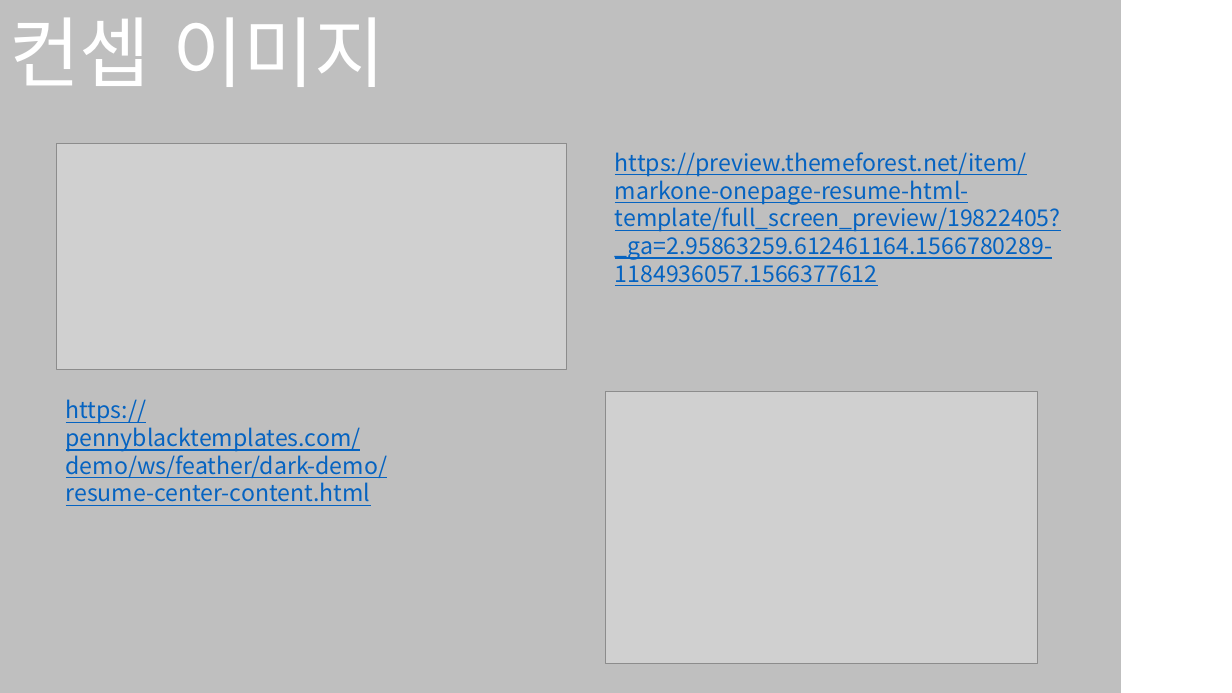
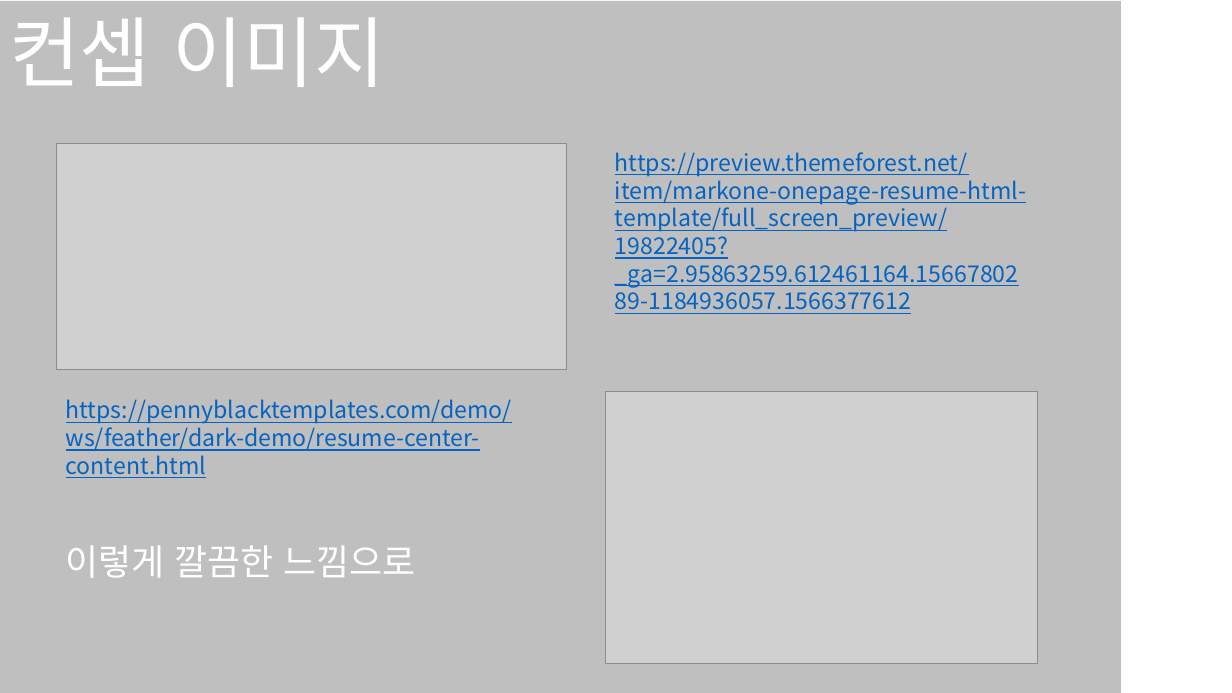
Before and after one commit to KTW-WTF/DJ, a slide deck: slide 8 of 자기소개서.pptx (slide 5 before the commit). Drawn at 1232x693 pixels with LibreOffice and Linux fonts; fonts in the diff are those of the drawing; grey boxes stand for pictures. Boxes give left, top, right and bottom in pixels: in the first picture for what was removed or moved away, otherwise in the second. Text is boxed around its words. In the diff, an @@ line names an element or a change of style, - is before the commit and + after.

```diff
--- a/자기소개서.pptx
+++ b/자기소개서.pptx
@@ text "https://preview.themeforest.net/item/markone-onepage-resume- ..." rewrapped from [615, 152, 1061, 286] to [615, 152, 1027, 314] @@
@@ text "https://pennyblacktemplates.com/demo/ws/feather/dark-demo/re ..." rewrapped from [66, 399, 388, 506] to [66, 399, 512, 478] @@
@@ text added at [66, 545, 416, 578], 28 pt, text #FFFFFF @@
+이렇게 깔끔한 느낌으로
```
Also in this commit, not shown: 5 other slides changed, 2 slides added.
